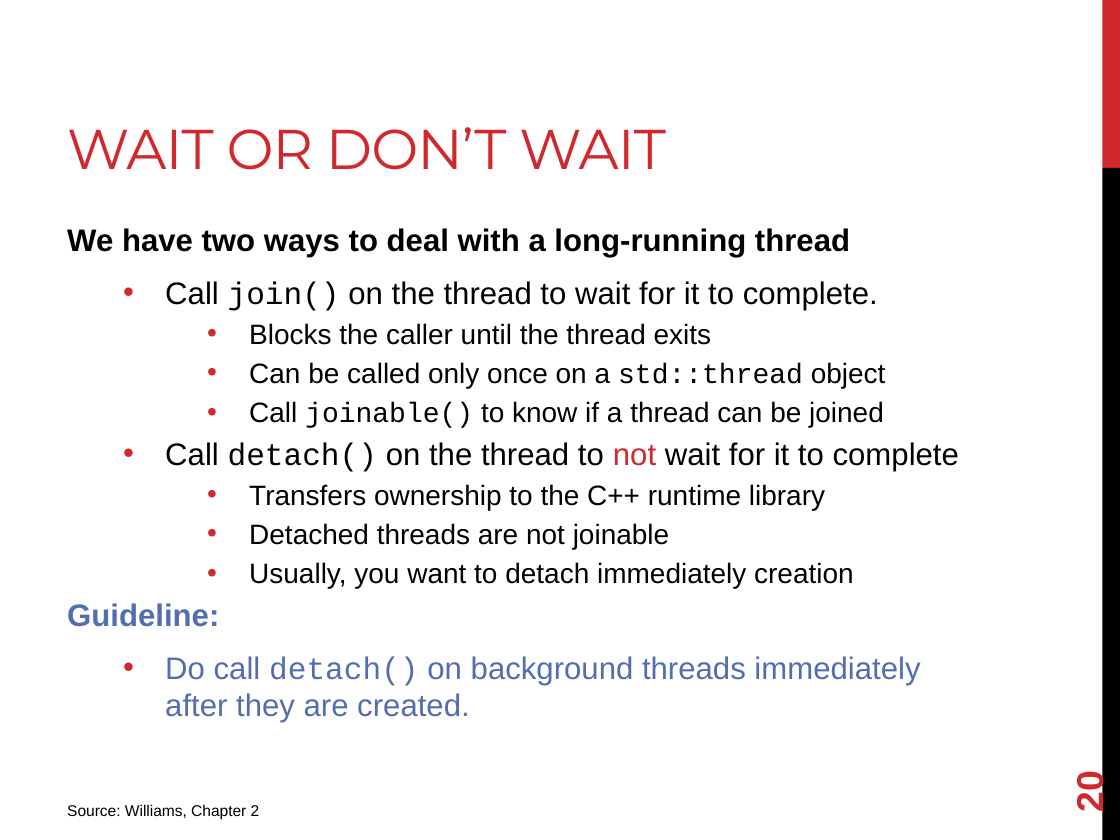
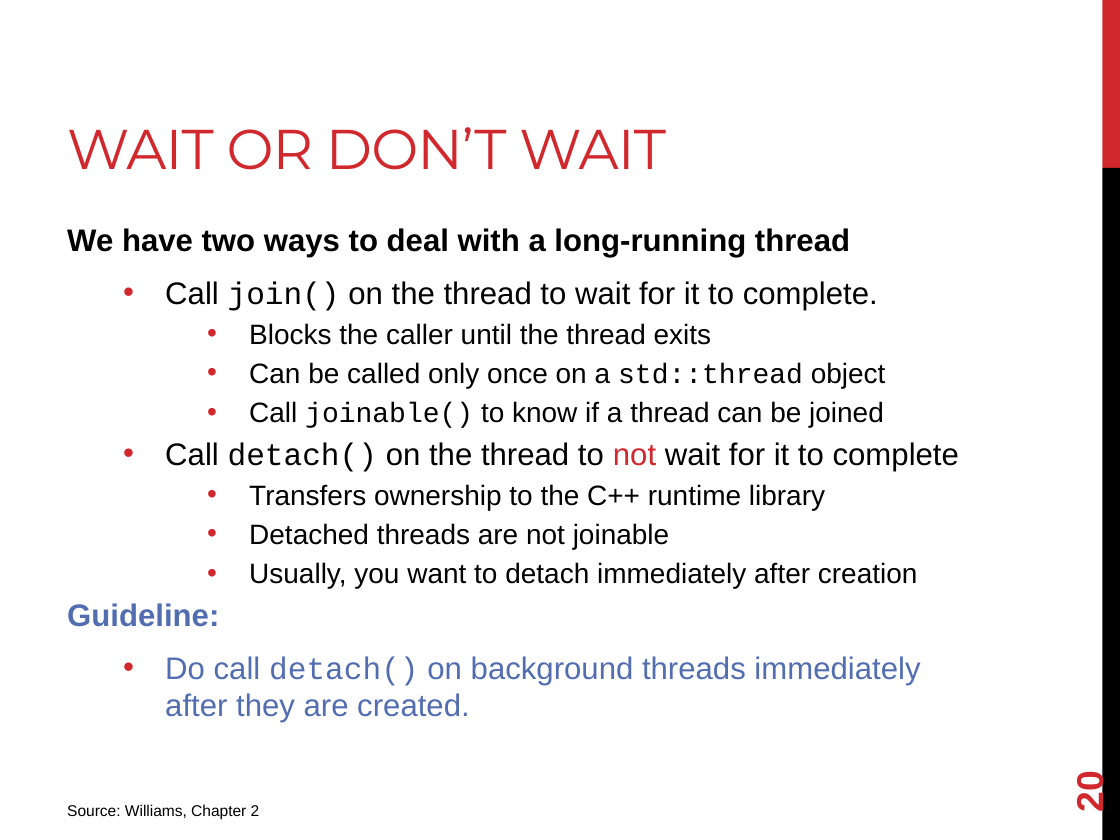
Before and after one commit to joshpeterson/DevelopingConcurrentSoftware, a slide deck: slide 20 of Lectures/Threads/Threads.pptx. Drawn at 1120x840 pixels with LibreOffice and Linux fonts; fonts in the diff are those of the drawing. Boxes give left, top, right and bottom in pixels: in the first picture for what was removed or moved away, otherwise in the second. Text is boxed around its words. In the diff, an @@ line names an element or a change of style, - is before the commit and + after.

```diff
--- a/Lectures/Threads/Threads.pptx
+++ b/Lectures/Threads/Threads.pptx
@@ text at bbox=[249, 562, 918, 588]: text changed @@
-    • Usually, you want to detach immediately creation
+    • Usually, you want to detach immediately after creation
```
Also in this commit, not shown: 1 other slide changed, 1 other file.
